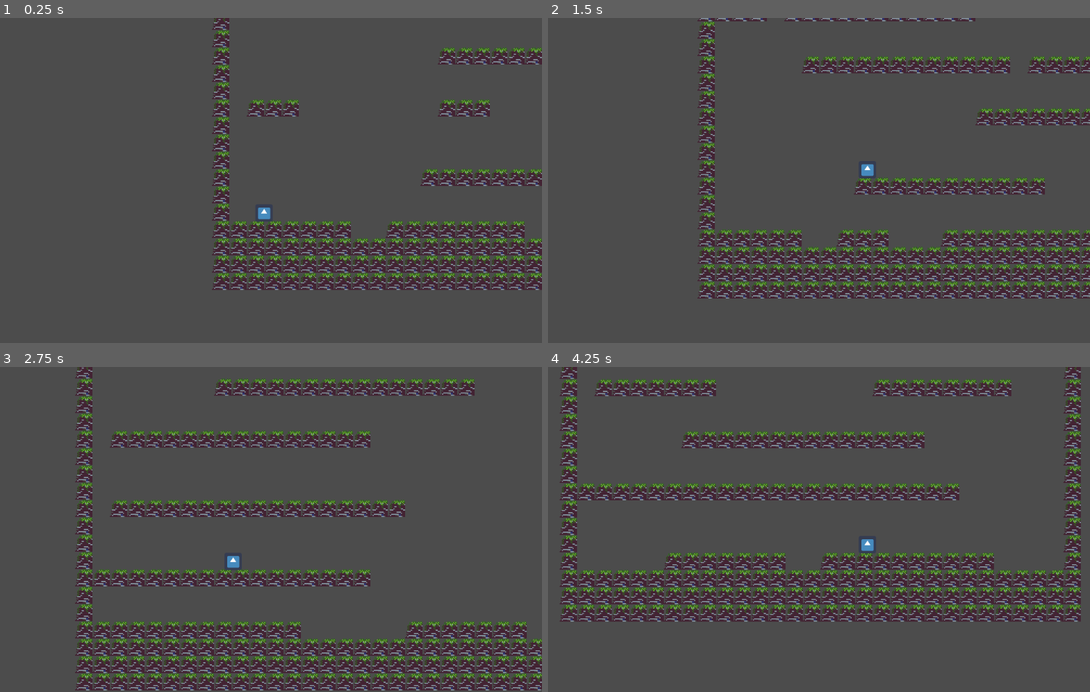
Above: before the commit, frames 1-4 (two rows, left to right).
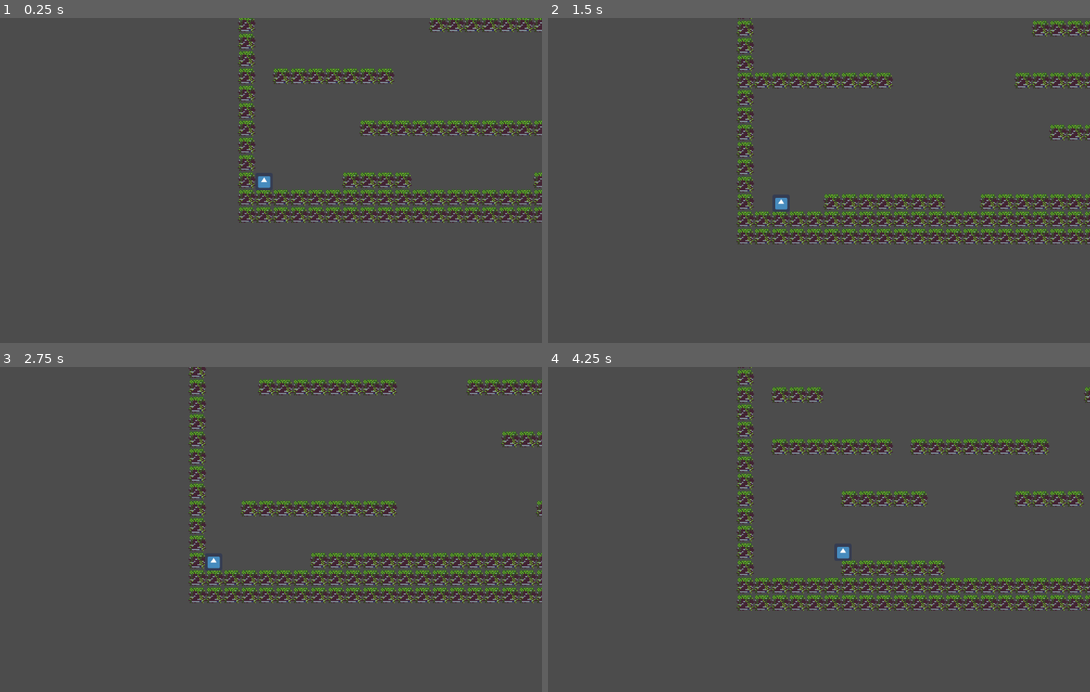
Above: after the commit, the same moments.

Repository: mfep/dreamberry
Game: Godot game, scene res://scenes/Game.tscn
The game is run twice, just before and just after one commit, with the same random seed, the same clock (stepped at 60 frames per second) and the same inputs. The engine's default icon, where the game draws it, is replaced by a stand-in: a white triangle on a blue panel in a dark square.
Inputs:
- Up to frame 1 (0.25 s): no input
- Up to frame 2 (1.5 s): tap Enter (ui_accept) at 0.5, 0.77 s; hold Tab (ui_focus_next) 0.53-1.28 s; hold Right (ui_right) from 0.53 s (still down); tap Tab (ui_focus_next) at 1.35 s
- Up to frame 3 (2.75 s): tap Enter (ui_accept) at 1.52 s; release Right (ui_right) at 2.03 s; hold Left (ui_left) from 2.03 s (still down); hold Tab (ui_focus_next) from 2.03 s (still down)
- Up to frame 4 (4.25 s): release Left (ui_left) at 2.78 s; release Tab (ui_focus_next) at 2.78 s; hold Right (ui_right) from 2.78 s (still down); tap Tab (ui_focus_next) at 2.85 s; tap Enter (ui_accept) at 3.02, 3.77 s; hold Tab (ui_focus_next) from 3.53 s (still down)

The runs differ from the first frame. In frame 1, 22% of the frame differs, in the area x 39-100%, y 0-84%; in frame 2, 26%; in frame 3, 31%, in the area x 13-100%, y 0-100%; in frame 4, 28%.

Commit message:
improved Map Generation

Diff:
--- a/project.godot
+++ b/project.godot
@@ -14,6 +14,10 @@
 run/main_scene="res://scenes/Game.tscn"
 config/icon="res://icon.png"
 
+[autoload]
+
+global="*res://scripts/global.gd"
+
 [rendering]
 
 quality/2d/use_pixel_snap=true
--- a/scenes/Game.tscn
+++ b/scenes/Game.tscn
@@ -31,7 +31,7 @@
 collision_mask = 1
 occluder_light_mask = 1
 format = 1
-tile_data = PoolIntArray( -655359, 0, 0, -655358, 0, 0, -655357, 0, 0, -589820, 0, 0, -589819, 0, 0, -589818, 0, 0, -589817, 0, 0, -589816, 0, 0, -589806, 0, 0, -589805, 0, 0, -589804, 0, 0, -589803, 0, 0, -524279, 0, 0, -524278, 0, 0, -524271, 0, 0, -524266, 0, 0, -458741, 0, 0, -458736, 0, 0, -458735, 0, 0, -458729, 0, 0, -393204, 0, 0, -393201, 0, 0, -327667, 0, 0, -327665, 0, 0, -262130, 0, 0, -262129, 0, 0, -196608, 5, 0, -196594, 5, 0, -131072, 5, 0, -131066, 5, 0, -131058, 5, 0, -65536, 5, 0, -65535, 5, 0, -65534, 5, 0, -65533, 5, 0, -65532, 5, 0, -65531, 5, 0, -65530, 5, 0, -65529, 5, 0, -65528, 5, 0, -65527, 5, 0, -65526, 5, 0, -65525, 5, 0, -65524, 5, 0, -65523, 5, 0, -65522, 5, 0 )
+tile_data = PoolIntArray(  )
 script = ExtResource( 2 )
 _sections_unfolded = [ "Cell" ]
 Map_Width = 30
@@ -41,15 +41,17 @@
 Max_Offset = 5
 Min_Platform_Length = 2
 Max_Platform_Length = 8
+Ground_Rows = 2
 
 [node name="Player" type="KinematicBody2D" parent="." index="1"]
 
-position = Vector2( 96, -208 )
+position = Vector2( 48, -48 )
 input_pickable = false
 collision_layer = 1
 collision_mask = 1
 collision/safe_margin = 0.08
 script = ExtResource( 3 )
+_sections_unfolded = [ "Transform" ]
 Acceleration = 40.0
 Max_Speed = 250.0
 Jump_Height = 144.0
@@ -60,11 +62,17 @@
 scale = Vector2( 0.5, 0.5 )
 texture = ExtResource( 4 )
 _sections_unfolded = [ "Transform" ]
+__meta__ = {
+"_edit_lock_": true
+}
 
 [node name="CollisionShape2D" type="CollisionShape2D" parent="Player" index="1"]
 
 shape = SubResource( 1 )
 _sections_unfolded = [ "Transform" ]
+__meta__ = {
+"_edit_lock_": true
+}
 
 [node name="Camera2D" type="Camera2D" parent="Player" index="2"]
 
@@ -91,3 +99,6 @@
 editor_draw_limits = false
 editor_draw_drag_margin = false
 _sections_unfolded = [ "Transform" ]
+__meta__ = {
+"_edit_lock_": true
+}
--- a/scripts/Player.gd
+++ b/scripts/Player.gd
@@ -8,8 +8,10 @@
 var velocity = Vector2()
 var gravity = 0
 var jump_velocity = 0
+var start_pos = Vector2()
 
 func _ready():
+	start_pos = position
 	gravity = -2*Jump_Height/Jump_Time/Jump_Time
 	jump_velocity = abs(gravity)*Jump_Time
 	print('gravity:', gravity, ' jump velocity:', jump_velocity)
@@ -36,3 +38,7 @@
 		jump = 1
 	var new_vel_y = velocity.y - gravity*delta - jump*jump_velocity
 	velocity = move_and_slide(Vector2(new_vel_x, new_vel_y), Vector2(0, -1))
+
+func _input(event):
+	if (get_node('/root/global').DEBUG and event.is_action_pressed('ui_focus_next')):
+		position = start_pos
--- a/scripts/TileMapGenerator.gd
+++ b/scripts/TileMapGenerator.gd
@@ -7,29 +7,34 @@
 export(int) var Max_Offset
 export(int) var Min_Platform_Length
 export(int) var Max_Platform_Length
+export(int) var Ground_Rows
 
-const GROUND_ROWS = 3
+func random_int_range(_min, _max):
+	return _min + (randi() % (_max - _min + 1))
 
 func do_blocks_pass():
 	# ground
-	for row in range(GROUND_ROWS):
+	for row in range(Ground_Rows):
 		for col in range(Map_Width):
-			set_cell(col, -row, 1)
+			set_cell(col, -row, 0)
 
 	# side walls
-	for row in range(GROUND_ROWS, Map_Height):
-		set_cell(0, -row, 1)
-		set_cell(Map_Width - 1, -row, 1)
+	for row in range(Ground_Rows, Map_Height):
+		set_cell(0, -row, 0)
+		set_cell(Map_Width - 1, -row, 0)
 
 	# platforms
-	var levelIdx = GROUND_ROWS
-	while (levelIdx < Map_Height - Max_Offset):
-		for platformIdx in range(Platforms_Per_Level):
-			var start_col = randi() % (Map_Width - Max_Platform_Length)
-			var end_col = Min_Platform_Length + start_col + (randi() % (Max_Platform_Length - Min_Platform_Length))
+	var level_idx = Ground_Rows
+	while (level_idx < Map_Height - Max_Offset):
+		for platform_idx in range(Platforms_Per_Level):
+			var start_col = random_int_range(1, Map_Width - 1)
+			var end_col = min(Map_Width - 2, start_col + random_int_range(Min_Platform_Length, Max_Platform_Length))
 			for col in range(start_col, end_col + 1):
-				set_cell(col, -levelIdx, 1)
-		levelIdx += Min_Offset + (randi() % (Max_Offset - Min_Offset))
+				set_cell(col, -level_idx, 0)
+		level_idx += Min_Offset + (randi() % (Max_Offset - Min_Offset))
+
+	# clear player pos
+	set_cell(1, -Ground_Rows, -1)
 
 func _ready():
 	randomize()
@@ -37,6 +42,6 @@
 	do_blocks_pass()
 
 func _input(event):
-	if (event.is_action_pressed('ui_focus_next')):
+	if (get_node('/root/global').DEBUG and event.is_action_pressed('ui_focus_next')):
 		clear()
 		do_blocks_pass()
--- /dev/null
+++ b/scripts/global.gd
@@ -0,0 +1,3 @@
+extends Node
+
+var DEBUG = true
